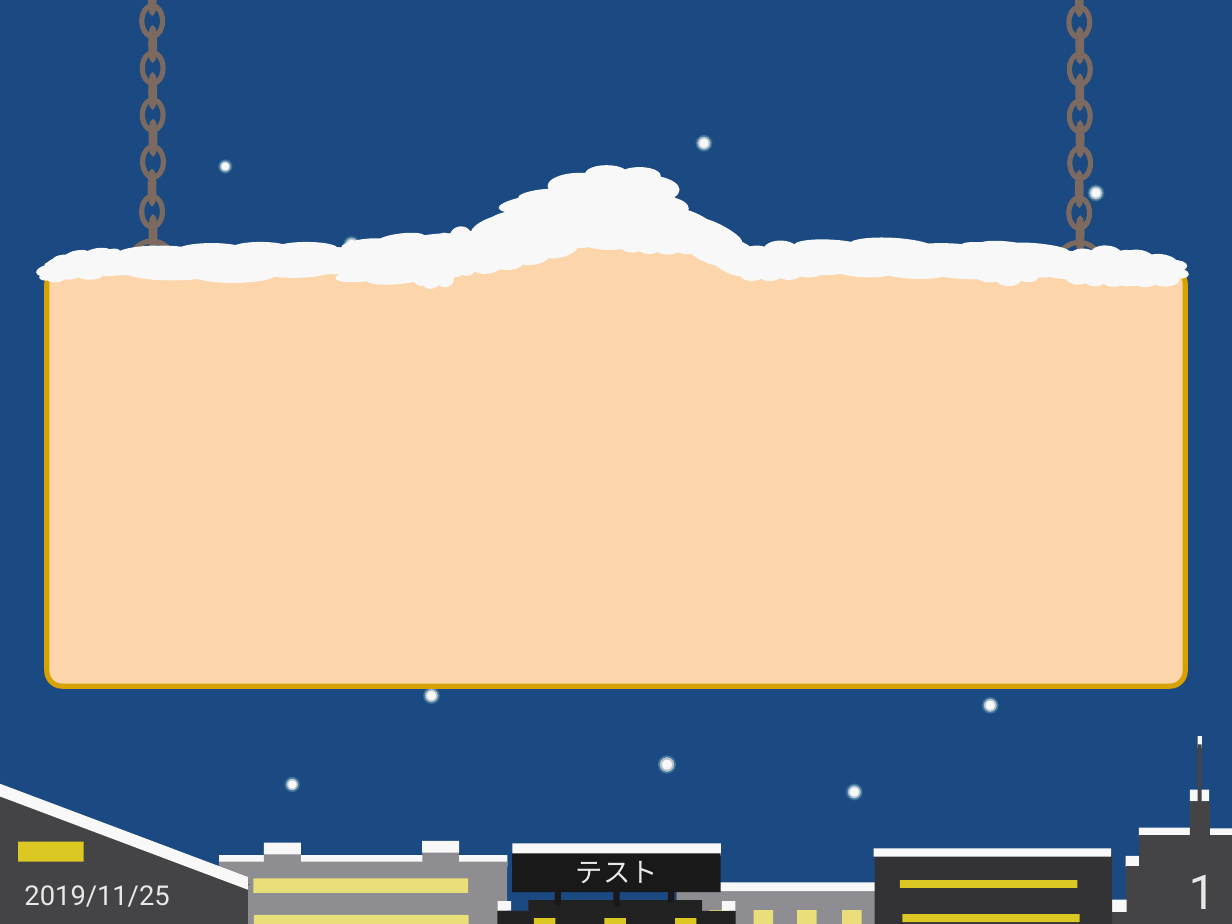
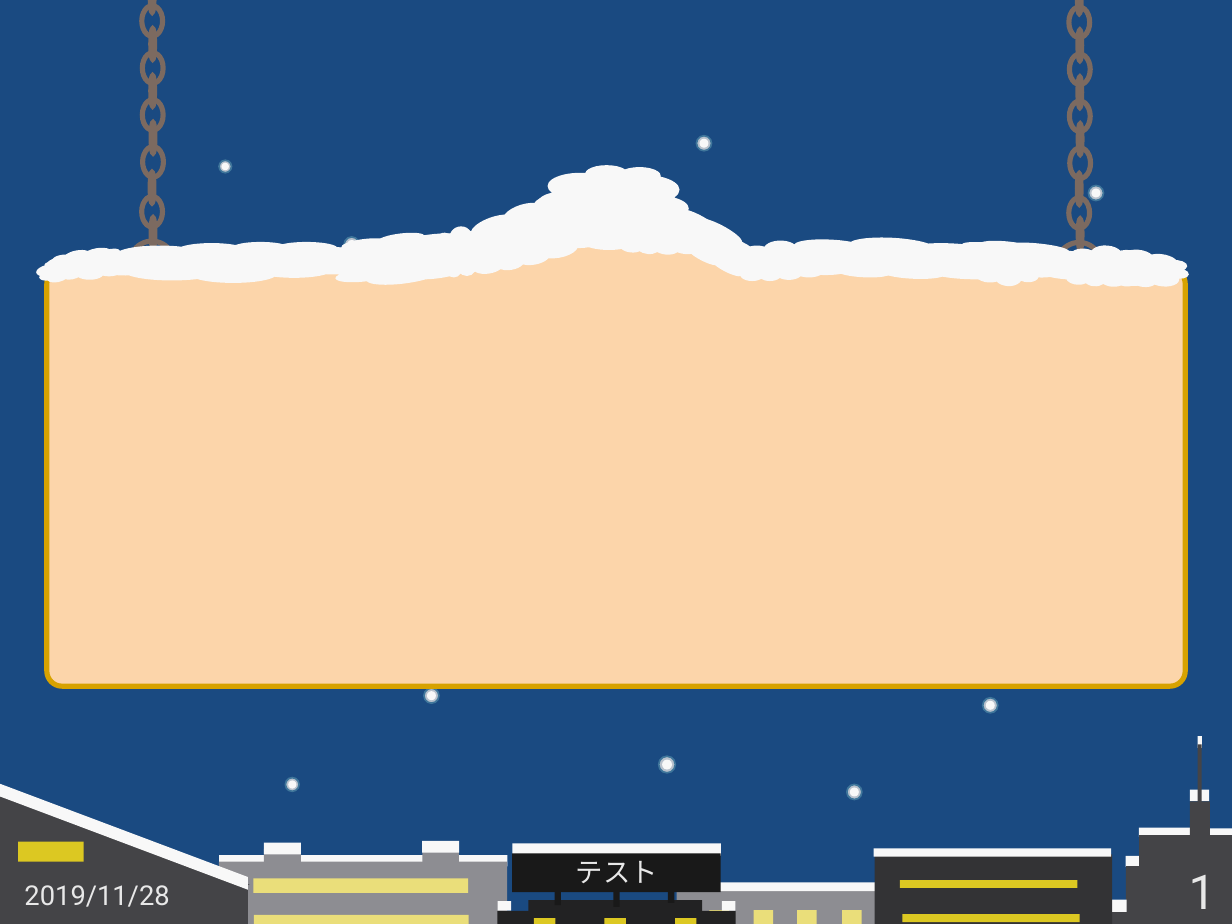
Before and after one commit to PajamaDrive/presentation_template, a slide deck: slide 1 of Matsushita_winter.potx. Drawn at 1232x924 pixels with LibreOffice and Linux fonts; fonts in the diff are those of the drawing. Boxes give left, top, right and bottom in pixels: in the first picture for what was removed or moved away, otherwise in the second. Text is boxed around its words. In the diff, an @@ line names an element or a change of style, - is before the commit and + after.

```diff
--- a/Matsushita_winter.potx
+++ b/Matsushita_winter.potx
@@ cloud removed at <box>488,173,664,244</box> @@
@@ cloud removed at <box>403,231,477,296</box> @@
@@ text at <box>24,885,169,907</box>: text changed @@
-2019/11/25
+2019/11/28
```
Also in this commit, not shown: 1 other slide changed, 1 other file.
